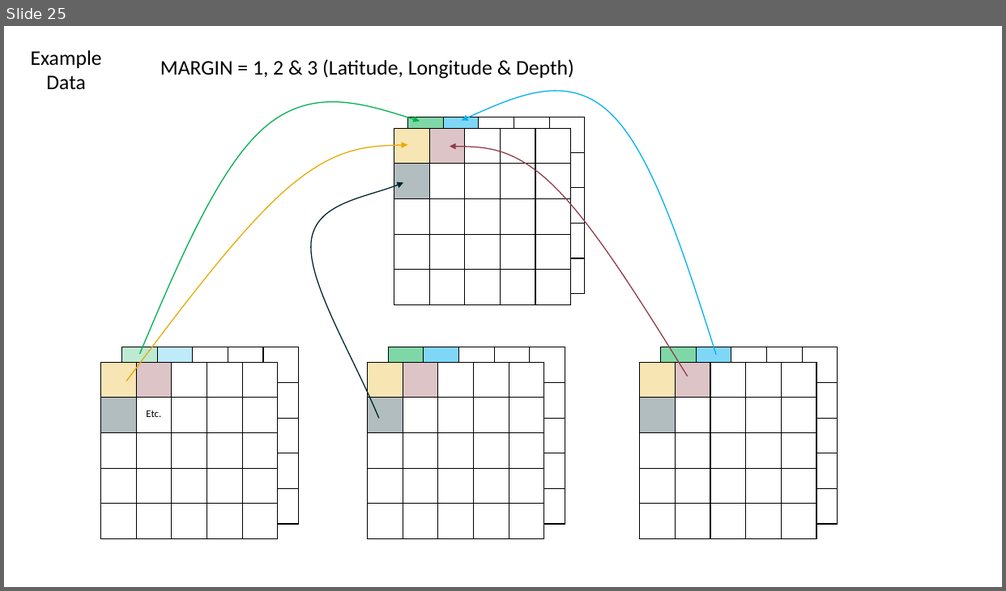
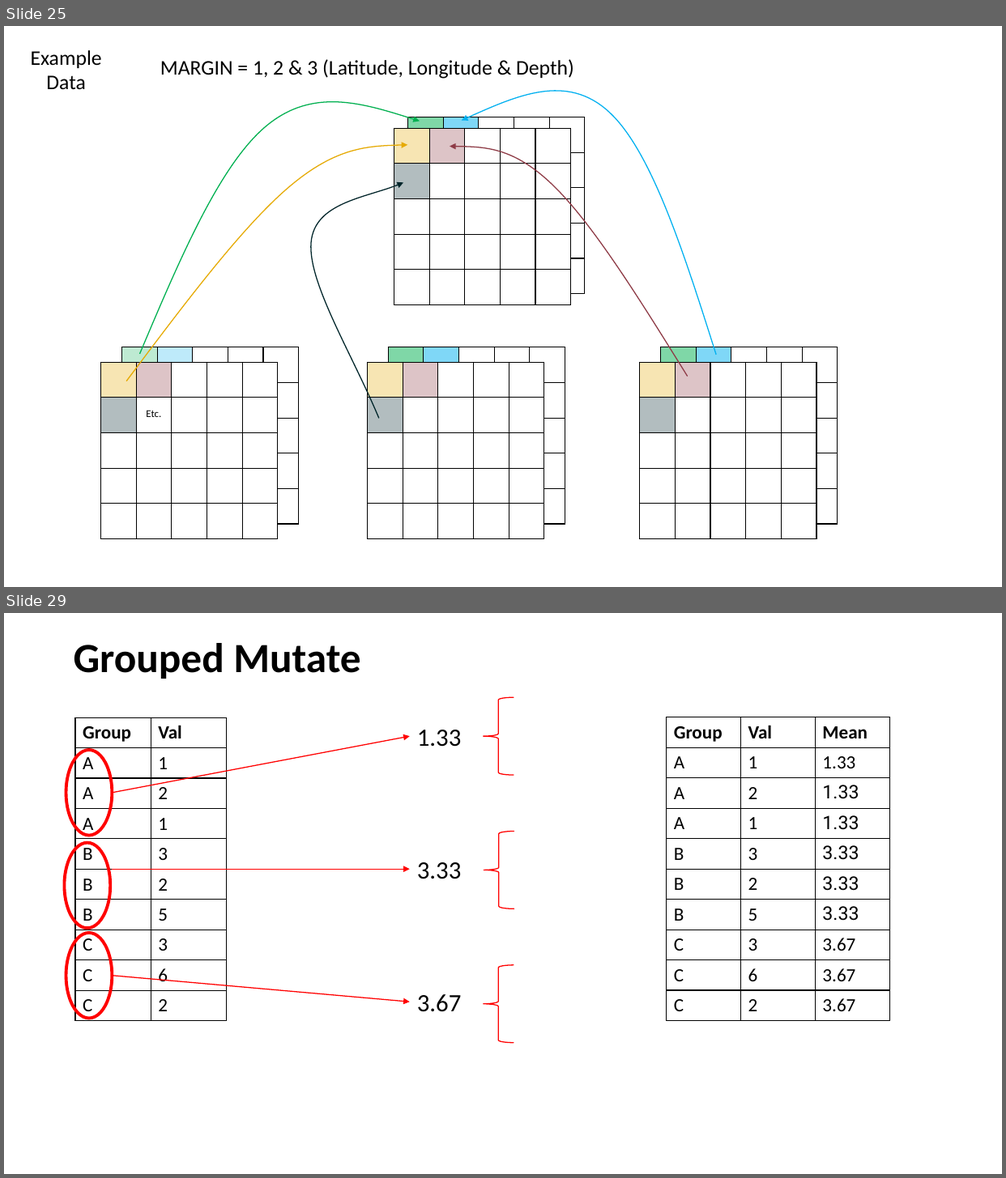
Before and after one commit to add-am/website, a slide deck: images/listing_images.pptx. Shown one above the other, each under a label of ours: slide 25 before the commit, slides 25 and 29 after it; the slides between them are not shown. The pictures are 1006x591 and 1006x1178 pixels, drawn with LibreOffice and Linux fonts; fonts in the diff are those of the drawing. Boxes give left, top, right and bottom in pixels: in the first picture for what was removed or moved away, otherwise in the second. Text is boxed around its words. In the diff, an @@ line names an element or a change of style, - is before the commit and + after.

```diff
--- a/images/listing_images.pptx
+++ b/images/listing_images.pptx
@@ slide 29 added at (x1=4, y1=613, x2=1002, y2=1174), background #FFFFFF @@
@@ text added at (x1=74, y1=643, x2=360, y2=679), 40 pt, text #000000, bold @@
+Grouped Mutate
@@ left brace added at (x1=484, y1=697, x2=513, y2=776), outline #FF0000 1 pt @@
@@ table added at (x1=75, y1=717, x2=226, y2=1022), 10 rows, 2 columns @@
+Group | Val
+A | 1
+A | 2
+A | 1
+B | 3
+B | 2
+B | 5
+C | 3
+C | 6
+C | 2
@@ text added at (x1=417, y1=730, x2=462, y2=747), 24 pt, text #000000 @@
+1.33
@@ table added at (x1=667, y1=717, x2=889, y2=1021), 10 rows, 3 columns @@
+Group | Val | Mean
+A | 1 | 1.33
+A | 2 | 1.33
+A | 1 | 1.33
+B | 3 | 3.33
+B | 2 | 3.33
+B | 5 | 3.33
+C | 3 | 3.67
+C | 6 | 3.67
+C | 2 | 3.67
@@ ellipse added at (x1=66, y1=750, x2=112, y2=835), outline #FF0000 3 pt @@
@@ arrow added from (112, 793) to (410, 736), #FF0000 1 pt @@
@@ ellipse added at (x1=65, y1=843, x2=110, y2=928), outline #FF0000 3 pt @@
@@ left brace added at (x1=484, y1=832, x2=514, y2=909), outline #FF0000 1 pt @@
@@ arrow added from (112, 869) to (410, 869), #FF0000 1 pt @@
@@ text added at (x1=417, y1=862, x2=462, y2=879), 24 pt, text #000000 @@
+3.33
@@ ellipse added at (x1=66, y1=933, x2=112, y2=1018), outline #FF0000 3 pt @@
@@ arrow added from (112, 976) to (410, 1003), #FF0000 1 pt @@
@@ left brace added at (x1=484, y1=965, x2=513, y2=1043), outline #FF0000 1 pt @@
@@ text added at (x1=417, y1=995, x2=462, y2=1012), 24 pt, text #000000 @@
+3.67
```
Also in this commit, not shown: 3 other slides added, 1 slide removed, 5 other files.
